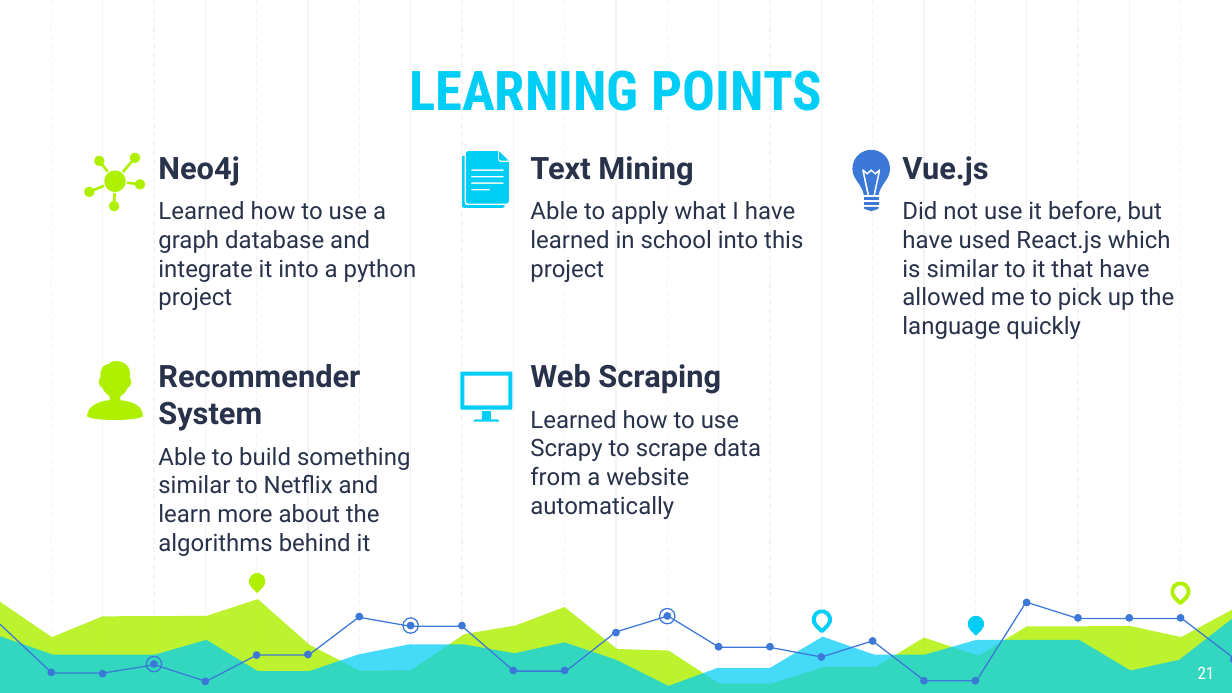
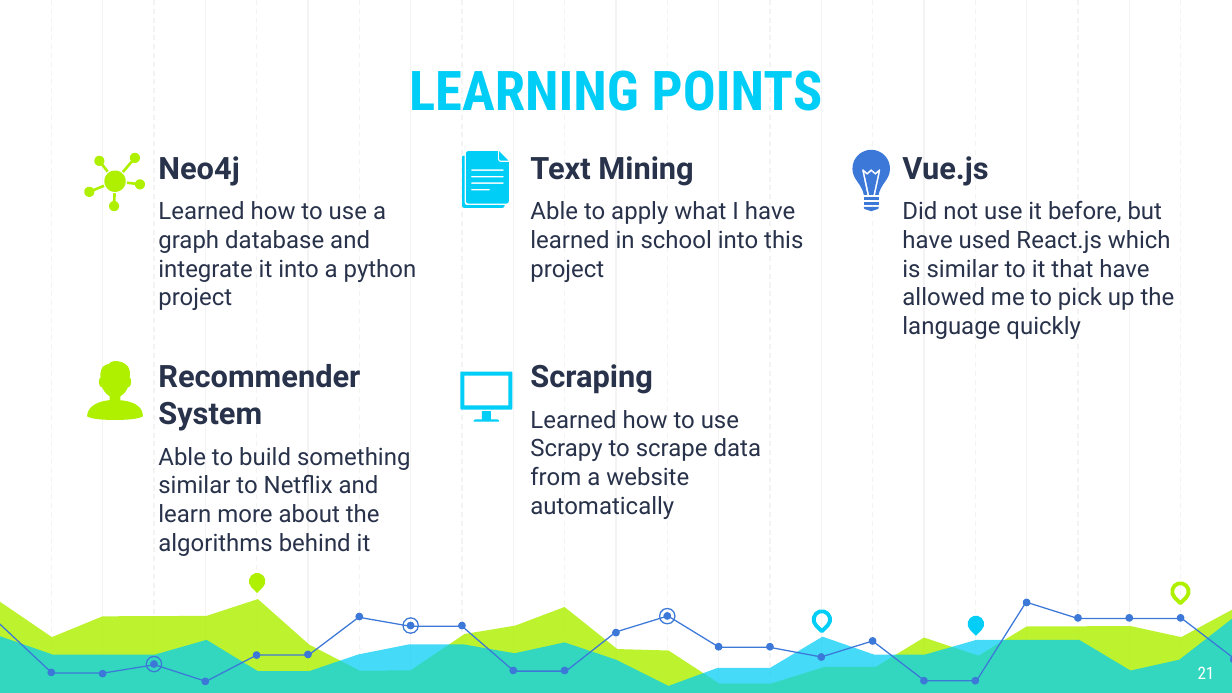
Before and after one commit to Andyayk/app, a slide deck: slide 21 of Graph Based Search Version 2.pptx. Drawn at 1232x693 pixels with LibreOffice and Linux fonts; fonts in the diff are those of the drawing. Boxes give left, top, right and bottom in pixels: in the first picture for what was removed or moved away, otherwise in the second. Text is boxed around its words. In the diff, an @@ line names an element or a change of style, - is before the commit and + after.

```diff
--- a/Graph Based Search Version 2.pptx
+++ b/Graph Based Search Version 2.pptx
@@ text at (530,364,653,394): text changed @@
-Web Scraping
+Scraping
```
Also in this commit, not shown: 1 other slide changed.
